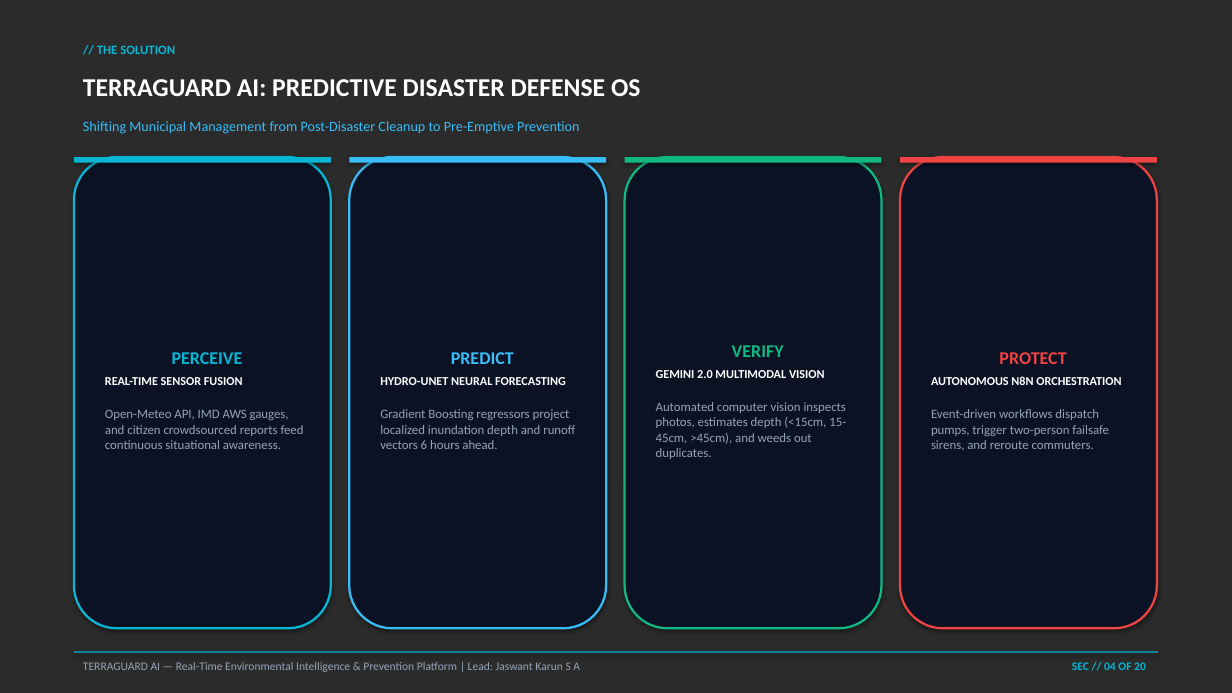
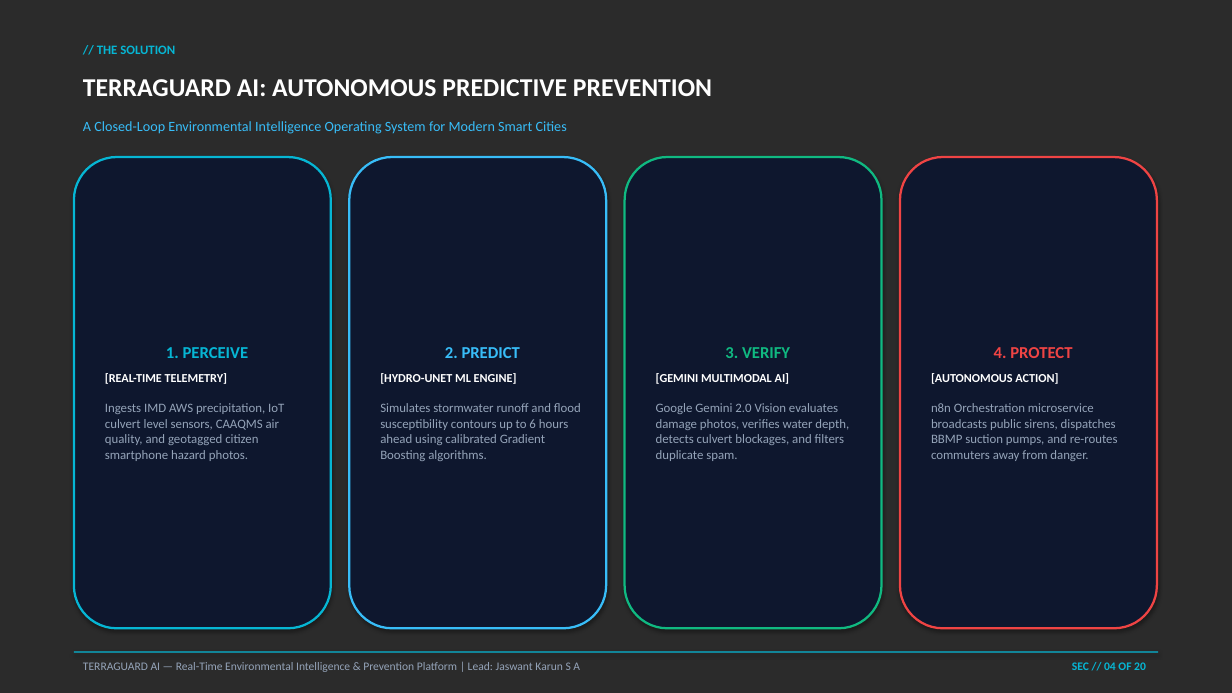
Before and after one commit to Jaswant-Karun/TerraGuard-AI, a slide deck: slide 4 of INFINEX_2K26_TerraGuard_AI_Presentation.pptx. Drawn at 1232x693 pixels with LibreOffice and Linux fonts; fonts in the diff are those of the drawing; background and template pictures are left out; a plain dark background stands for a picture behind light text. Boxes give left, top, right and bottom in pixels: in the first picture for what was removed or moved away, otherwise in the second. Text is boxed around its words. In the diff, an @@ line names an element or a change of style, - is before the commit and + after.

```diff
--- a/INFINEX_2K26_TerraGuard_AI_Presentation.pptx
+++ b/INFINEX_2K26_TerraGuard_AI_Presentation.pptx
@@ text at (83,79,712,96): text changed @@
-TERRAGUARD AI: PREDICTIVE DISASTER DEFENSE OS
+TERRAGUARD AI: AUTONOMOUS PREDICTIVE PREVENTION
@@ text at (83,121,567,134): text changed @@
-Shifting Municipal Management from Post-Disaster Cleanup to Pre-Emptive Prevention
+A Closed-Loop Environmental Intelligence Operating System for Modern Smart Cities
@@ rectangle removed at (74,157,331,163) @@
@@ fill #0B1224 to #0E172E in 4 elements at (900,157,1157,628), (625,157,882,628), (74,157,331,628), (349,157,606,628) @@
@@ rectangle removed at (349,157,606,163) @@
@@ rectangle removed at (625,157,882,163) @@
@@ rectangle removed at (900,157,1157,163) @@
@@ text in rounded rectangle at (105,347,284,461): text changed @@
-PERCEIVE
-REAL-TIME SENSOR FUSION
-Open-Meteo API, IMD AWS gauges, and citizen crowdsourced reports feed continuous situational awareness.
+1. PERCEIVE
+[REAL-TIME TELEMETRY]
+Ingests IMD AWS precipitation, IoT culvert level sensors, CAAQMS air quality, and geotagged citizen smartphone hazard photos.
@@ text in rounded rectangle at (380,347,581,461): text changed @@
-PREDICT
-HYDRO-UNET NEURAL FORECASTING
-Gradient Boosting regressors project localized inundation depth and runoff vectors 6 hours ahead.
+2. PREDICT
+[HYDRO-UNET ML ENGINE]
+Simulates stormwater runoff and flood susceptibility contours up to 6 hours ahead using calibrated Gradient Boosting algorithms.
@@ text in rounded rectangle at (656,347,849,461): text changed @@
-VERIFY
-GEMINI 2.0 MULTIMODAL VISION
-Automated computer vision inspects photos, estimates depth (<15cm, 15-45cm, >45cm), and weeds out duplicates.
+3. VERIFY
+[GEMINI MULTIMODAL AI]
+Google Gemini 2.0 Vision evaluates damage photos, verifies water depth, detects culvert blockages, and filters duplicate spam.
@@ text in rounded rectangle at (931,373,1118,461): text changed @@
-PROTECT
-AUTONOMOUS N8N ORCHESTRATION
-Event-driven workflows dispatch pumps, trigger two-person failsafe sirens, and reroute commuters.
+4. PROTECT
+[AUTONOMOUS ACTION]
+n8n Orchestration microservice broadcasts public sirens, dispatches BBMP suction pumps, and re-routes commuters away from danger.
```
Also in this commit, not shown: 10 other slides changed, 9 slides added, 9 slides removed, 2 other files.
